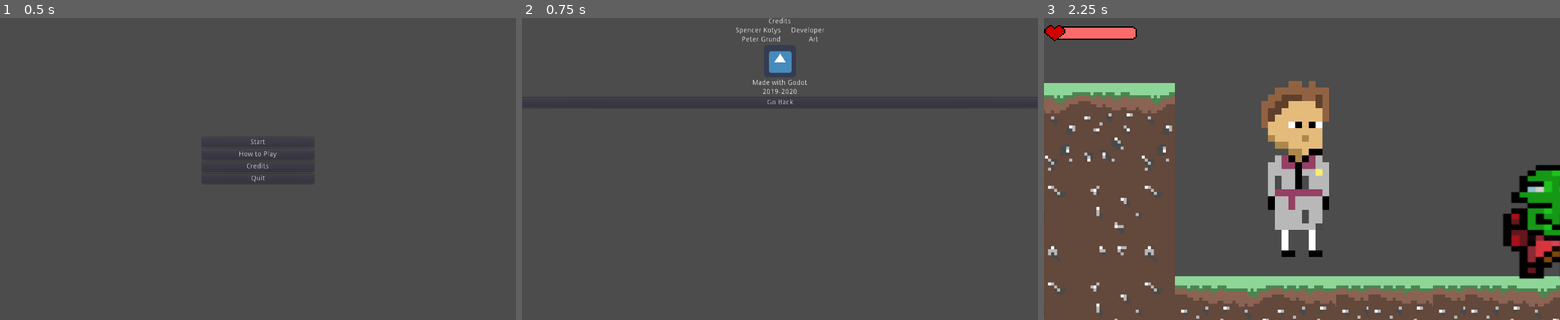
Above: before the commit, frames 1-3 (left to right).
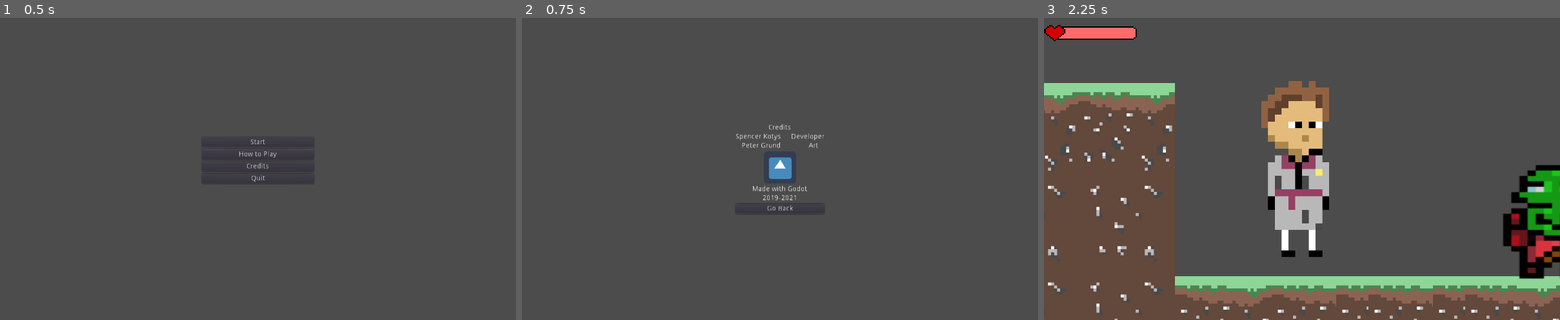
Above: after the commit, the same moments.

Repository: Spencer-Kotys/Wilson
Game: Godot game, scene res://StartMenu.tscn
Same seed, same stepped clock (60 frames per second), same inputs: the game is played once before the commit and once after it. The engine's default icon, where the game draws it, is replaced by a stand-in: a white triangle on a blue panel in a dark square.
Inputs:
- Up to frame 1 (0.5 s): no input
- Up to frame 2 (0.75 s): click "Credits" at 0.5 s
- Up to frame 3 (2.25 s): click "Go Back" at 1.25 s; click "Start" at 2 s

Frame 1 is identical in both runs. In frame 2, 1.3% of the frame differs, in the area x 41-59%, y 0-64%; in frame 3, nothing differs.

Commit message:
Update Credits.tscn
Centering and updating date

Diff:
--- a/Godot/Credits.tscn
+++ b/Godot/Credits.tscn
@@ -11,54 +11,60 @@
 "_edit_use_anchors_": false
 }
 
-[node name="VBoxContainer" type="VBoxContainer" parent="."]
+[node name="CenterContainer" type="CenterContainer" parent="."]
 margin_right = 1024.0
 margin_bottom = 600.0
 
-[node name="Label" type="Label" parent="VBoxContainer"]
-margin_right = 1024.0
+[node name="VBoxContainer" type="VBoxContainer" parent="CenterContainer"]
+margin_left = 424.0
+margin_top = 211.0
+margin_right = 600.0
+margin_bottom = 389.0
+
+[node name="Label" type="Label" parent="CenterContainer/VBoxContainer"]
+margin_right = 176.0
 margin_bottom = 14.0
 text = "Credits"
 align = 1
 
-[node name="Label2" type="Label" parent="VBoxContainer"]
+[node name="Label2" type="Label" parent="CenterContainer/VBoxContainer"]
 margin_top = 18.0
-margin_right = 1024.0
+margin_right = 176.0
 margin_bottom = 32.0
 text = "Spencer Kotys	     Developer"
 align = 1
 
-[node name="Label3" type="Label" parent="VBoxContainer"]
+[node name="Label3" type="Label" parent="CenterContainer/VBoxContainer"]
 margin_top = 36.0
-margin_right = 1024.0
+margin_right = 176.0
 margin_bottom = 50.0
 text = "Peter Grund	              Art"
 align = 1
 
-[node name="TextureRect" type="TextureRect" parent="VBoxContainer"]
+[node name="TextureRect" type="TextureRect" parent="CenterContainer/VBoxContainer"]
 margin_top = 54.0
-margin_right = 1024.0
+margin_right = 176.0
 margin_bottom = 118.0
 texture = ExtResource( 1 )
 stretch_mode = 4
 
-[node name="Label4" type="Label" parent="VBoxContainer"]
+[node name="Label4" type="Label" parent="CenterContainer/VBoxContainer"]
 margin_top = 122.0
-margin_right = 1024.0
+margin_right = 176.0
 margin_bottom = 136.0
 text = "Made with Godot"
 align = 1
 
-[node name="Label5" type="Label" parent="VBoxContainer"]
+[node name="Label5" type="Label" parent="CenterContainer/VBoxContainer"]
 margin_top = 140.0
-margin_right = 1024.0
+margin_right = 176.0
 margin_bottom = 154.0
-text = "2019-2020"
+text = "2019-2021"
 align = 1
 
-[node name="Go Back" type="Button" parent="VBoxContainer"]
+[node name="Go Back" type="Button" parent="CenterContainer/VBoxContainer"]
 margin_top = 158.0
-margin_right = 1024.0
+margin_right = 176.0
 margin_bottom = 178.0
 text = "Go Back"
-[connection signal="pressed" from="VBoxContainer/Go Back" to="." method="_on_Go_Back_pressed"]
+[connection signal="pressed" from="CenterContainer/VBoxContainer/Go Back" to="." method="_on_Go_Back_pressed"]
